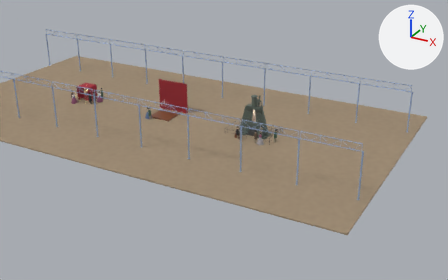
An edit to the Blender file course-models/great-exhibition-exhibits-1851-grok/rounds/e02.blend, drawn before and after from the same camera.
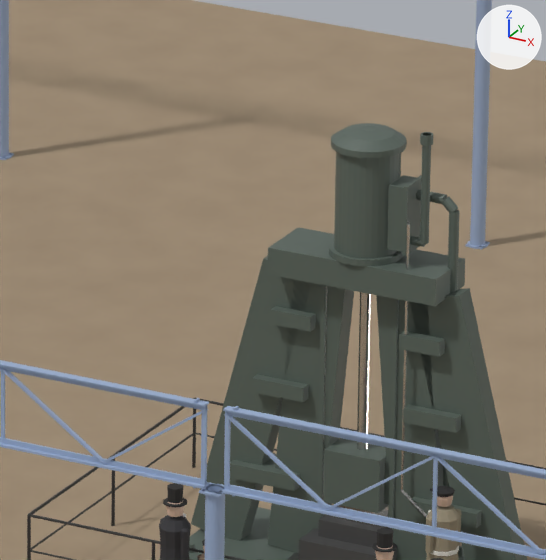
There are two pictures of each version: one from a camera (50 mm lens) standing at (63.61, -70.94, 33.62) and looking at (26.38, -3.24, -0.23), one close up on the part from 50% to 60% of the width and 30% to 47% of the height. Arrows for +X, +Y and +Z are at upper right; the lights stay in place. The first two pictures are the older version.

In view in the first close-up: 'EXI_NASMYTH_HAMMER', 'SR_column_lines', 'SR_floor', 'VIS_12', 'VIS_hammer_driver' and 2 more.
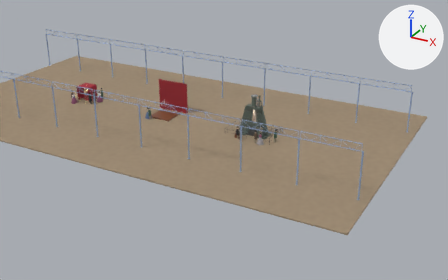
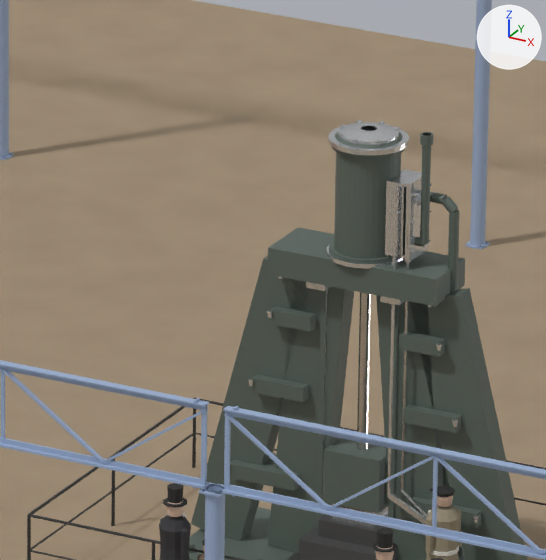
Diff of the bpy script that builds the scene:
```diff
--- a/course-models/great-exhibition-exhibits-1851-grok/rounds/e02.blend.py
+++ b/course-models/great-exhibition-exhibits-1851-grok/rounds/e02.blend.py
@@ mat_ham_cand_steel @@
+mat_ham_cand_steel = principled_material('HAM_cand_Steel')
+mat_ham_cand_steel.base_color = (0.7, 0.72, 0.74)  # light grey #dadddf
+mat_ham_cand_steel.metallic = 0.9
+mat_ham_cand_steel.roughness = 0.22
@@ me_me_ham_cand_valve @@
+me_me_ham_cand_valve.from_pydata(...)  # 252 vertices, 208 faces; spans x 0.35..1.32, y -0.59..0.26, z 1.02..5.21
+me_me_ham_cand_valve.materials.append(mat_ham_cand_steel)  # light grey #dadddf
@@ me_me_ham_cand_frame_bolts @@
+me_me_ham_cand_frame_bolts.from_pydata(...)  # 720 vertices, 652 faces; spans x -1.68..1.68, y -0.35..0.35, z 1.16..3.83
+me_me_ham_cand_frame_bolts.materials.append(mat_ham_cand_steel)  # light grey #dadddf
@@ me_me_ham_cand_die @@
+me_me_ham_cand_die.from_pydata(...)  # a box spanning x -0.29..0.29, y -0.229..0.229, z 0.777..0.829; a 6-sided cylinder along z spanning x 0.138..0.164, y 0.103..0.134, z 0.762..0.777; a 6-sided cylinder along z spanning x -0.164..-0.138, y 0.103..0.134, z 0.762..0.777; a 6-sided cylinder along z spanning x -0.164..-0.138, y -0.134..-0.103, z 0.762..0.777; a 6-sided cylinder along z spanning x 0.138..0.164, y -0.134..-0.103, z 0.762..0.777
+me_me_ham_cand_die.materials.append(mat_ham_cand_steel)  # light grey #dadddf
@@ me_me_ham_cand_ram_detail @@
+me_me_ham_cand_ram_detail.from_pydata(...)  # 104 vertices, 98 faces; spans x -0.472..0.472, y -0.305..0.305, z 0.213..0.869
+me_me_ham_cand_ram_detail.materials.append(mat_ham_cand_steel)  # light grey #dadddf
@@ me_me_ham_cand_cyl_detail @@
+me_me_ham_cand_cyl_detail.from_pydata(...)  # 860 vertices, 812 faces; spans x -0.47..0.47, y -0.47..0.47, z 4.07..5.7
+me_me_ham_cand_cyl_detail.materials.append(mat_ham_cand_steel)  # light grey #dadddf
@@ col_exh_nasmyth_hammer @@
 col_exh_nasmyth_hammer.objects.link(ob_ham_label)
+col_exh_nasmyth_hammer.objects.link(ob_ham_cand_cyl_detail)
+col_exh_nasmyth_hammer.objects.link(ob_ham_cand_valve)
+col_exh_nasmyth_hammer.objects.link(ob_ham_cand_ram_detail)
+col_exh_nasmyth_hammer.objects.link(ob_ham_cand_frame_bolts)
+col_exh_nasmyth_hammer.objects.link(ob_ham_cand_die)
@@ ob_ham_cand_valve @@
+ob_ham_cand_valve = bpy.data.objects.new('HAM_cand_valve', me_me_ham_cand_valve)
+ob_ham_cand_valve.location = (0.0, 0.0, 0.0)
@@ ob_ham_cand_frame_bolts @@
+ob_ham_cand_frame_bolts = bpy.data.objects.new('HAM_cand_frame_bolts', me_me_ham_cand_frame_bolts)
+ob_ham_cand_frame_bolts.location = (0.0, 0.0, 0.0)
@@ ob_ham_cand_die @@
+ob_ham_cand_die = bpy.data.objects.new('HAM_cand_die', me_me_ham_cand_die)
+ob_ham_cand_die.location = (0.0, 0.0, 0.0)
@@ ob_ham_cand_ram_detail @@
+ob_ham_cand_ram_detail = bpy.data.objects.new('HAM_cand_ram_detail', me_me_ham_cand_ram_detail)
+ob_ham_cand_ram_detail.parent = ob_ham_ram
+ob_ham_cand_ram_detail.matrix_parent_inverse = Matrix(((1.0, 0.0, 0.0, 0.0), (0.0, 1.0, 0.0, 0.0), (0.0, 0.0, 1.0, -0.978), (0.0, 0.0, 0.0, 1.0)))
+ob_ham_cand_ram_detail.location = (0.0, 0.0, 0.0)
@@ ob_ham_cand_cyl_detail @@
+ob_ham_cand_cyl_detail = bpy.data.objects.new('HAM_cand_cyl_detail', me_me_ham_cand_cyl_detail)
+ob_ham_cand_cyl_detail.location = (0.0, 0.0, 0.0)
```

Where the change shows, as pixel boxes (x1, y1, x2, y2) in the close-ups (546 x 560 px):
'EXI_NASMYTH_HAMMER', reshaped: before (27, 123, 546, 560); after (27, 120, 546, 560)
